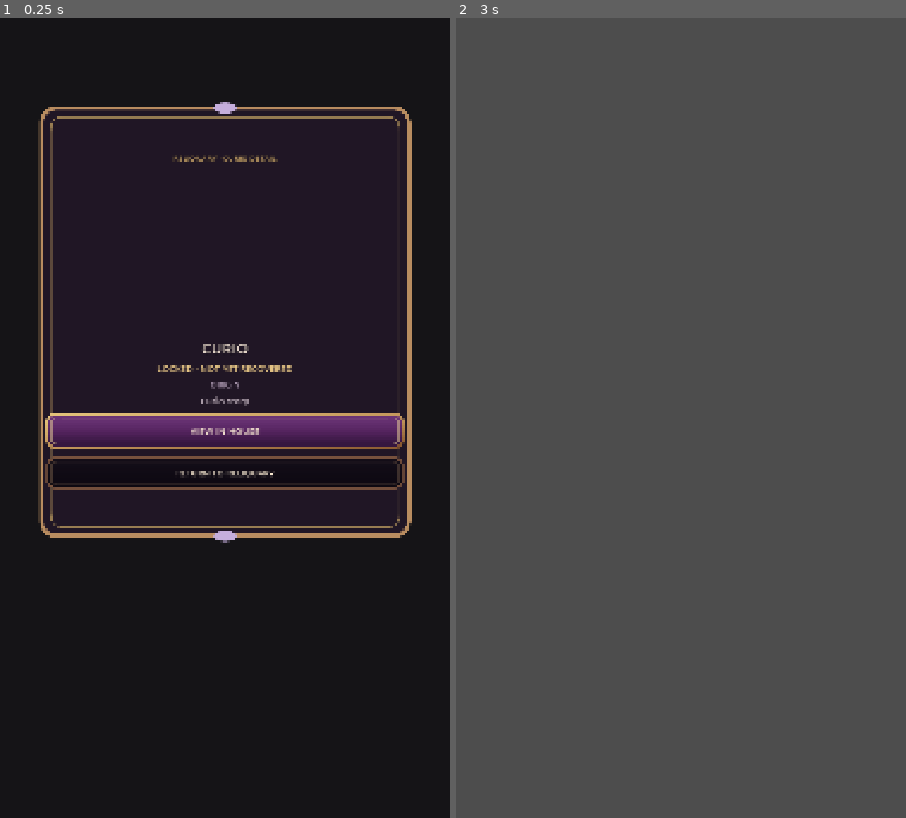
Above: before the commit, frames 1-2 (left to right).
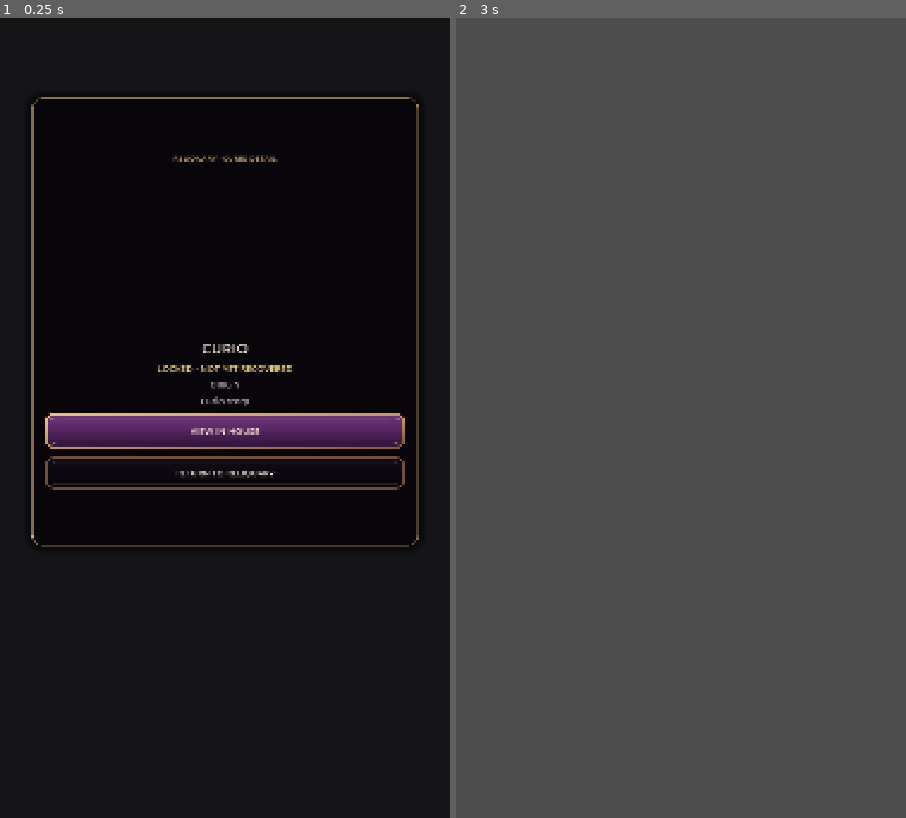
Above: after the commit, the same moments.

Repository: Jay-prodesign/akilta-match3
Game: Godot game, scene res://src/ui/collection/curio_detail_panel.tscn
The game is run twice, just before and just after one commit, with the same random seed, the same clock (stepped at 60 frames per second) and the same inputs. This scene is started directly instead of the project's main scene.
Inputs:
- Up to frame 1 (0.25 s): no input
- Up to frame 2 (3 s): click "VIEW IN HOUSE" at 0.5 s; click "VIEW IN HOUSE" at 1.25 s; click "VIEW IN HOUSE" at 2 s; click "RETURN TO RELIQUARY" at 2.75 s

The runs differ from the first frame. In frame 1, 38% of the frame differs, in the area x 6-94%, y 9-67%; in frame 2, nothing differs.

Commit message:
Remove stretched chrome seam from Curio detail cards

Diff:
--- a/src/ui/collection/curio_detail_panel.gd
+++ b/src/ui/collection/curio_detail_panel.gd
@@ -24,7 +24,7 @@
 @onready var close: Button = $CurioDetailCard/Content/Close
 
 func _ready() -> void:
-	ProductionChrome.apply_primary(card)
+	card.set_meta("detail_material", "scene_authored_flat")
 	ProductionChrome.apply_action_button(view_house, "primary", "curio_view_house")
 	ProductionChrome.apply_action_button(close, "utility", "curio_return_reliquary")
 	_bind_detail_tactile(view_house, "view_house", 0.955)
@@ -199,6 +199,7 @@
 		"asset_backed_actions": view_house != null and view_house.get_theme_stylebox("normal") is StyleBoxTexture and close ! …(264 unchanged characters)…
 		"content_bounded_card": card != null and card.anchor_bottom - card.anchor_top <= 0.57,
 		"modal_veil_strength": ($Veil as ColorRect).color.a >= 0.74,
+		"seam_free_card_material": card != null and card.get_theme_stylebox("panel") is StyleBoxFlat and String(card.get_meta("detail_material", "")) == "scene_authored_flat",
 		"modal_choreography": has_meta("modal_phase") and _presented,
 		"tactile_actions": close != null and bool(close.get_meta("detail_tactile_bound", false)) and view_house != null and bool(view_house.get_meta("detail_tactile_bound", false)),
 		"reduced_motion_supported": true,
--- a/tests/unit/test_reliquary_production_screen.gd
+++ b/tests/unit/test_reliquary_production_screen.gd
@@ -91,6 +91,7 @@
 		_expect(bool(detail_contract.get("asset_backed_actions", false)), "Curio detail actions must use verified primary/utility production chrome")
 		_expect(bool(detail_contract.get("content_bounded_card", false)), "Curio detail card must fit its content instead of leaving oversized dead vertical space")
 		_expect(bool(detail_contract.get("modal_veil_strength", false)), "Curio detail modal must sufficiently suppress the collection UI behind it")
+		_expect(bool(detail_contract.get("seam_free_card_material", false)), "Curio detail card must preserve its clean scene-authored frame instead of stretching shared 9-slice chrome")
 		_expect(bool(detail_contract.get("modal_choreography", false)), "Curio detail must own authored backdrop/card reveal choreography")
 		_expect(bool(detail_contract.get("tactile_actions", false)), "Curio detail View in House/Return actions must own tactile press/release")
 		_expect(bool(detail_contract.get("reduced_motion_supported", false)), "Curio detail choreography must support Reduced Motion")
